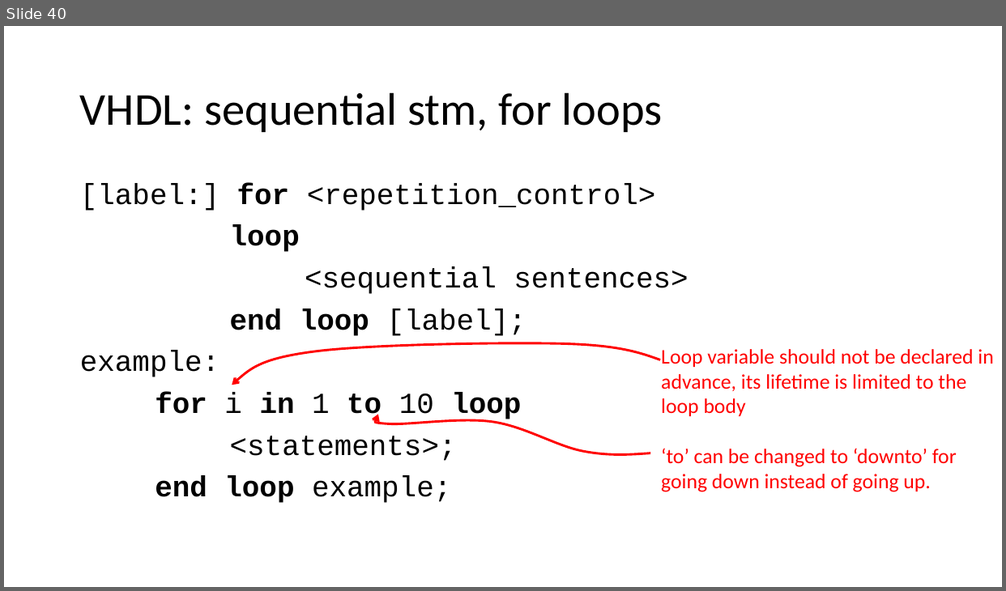
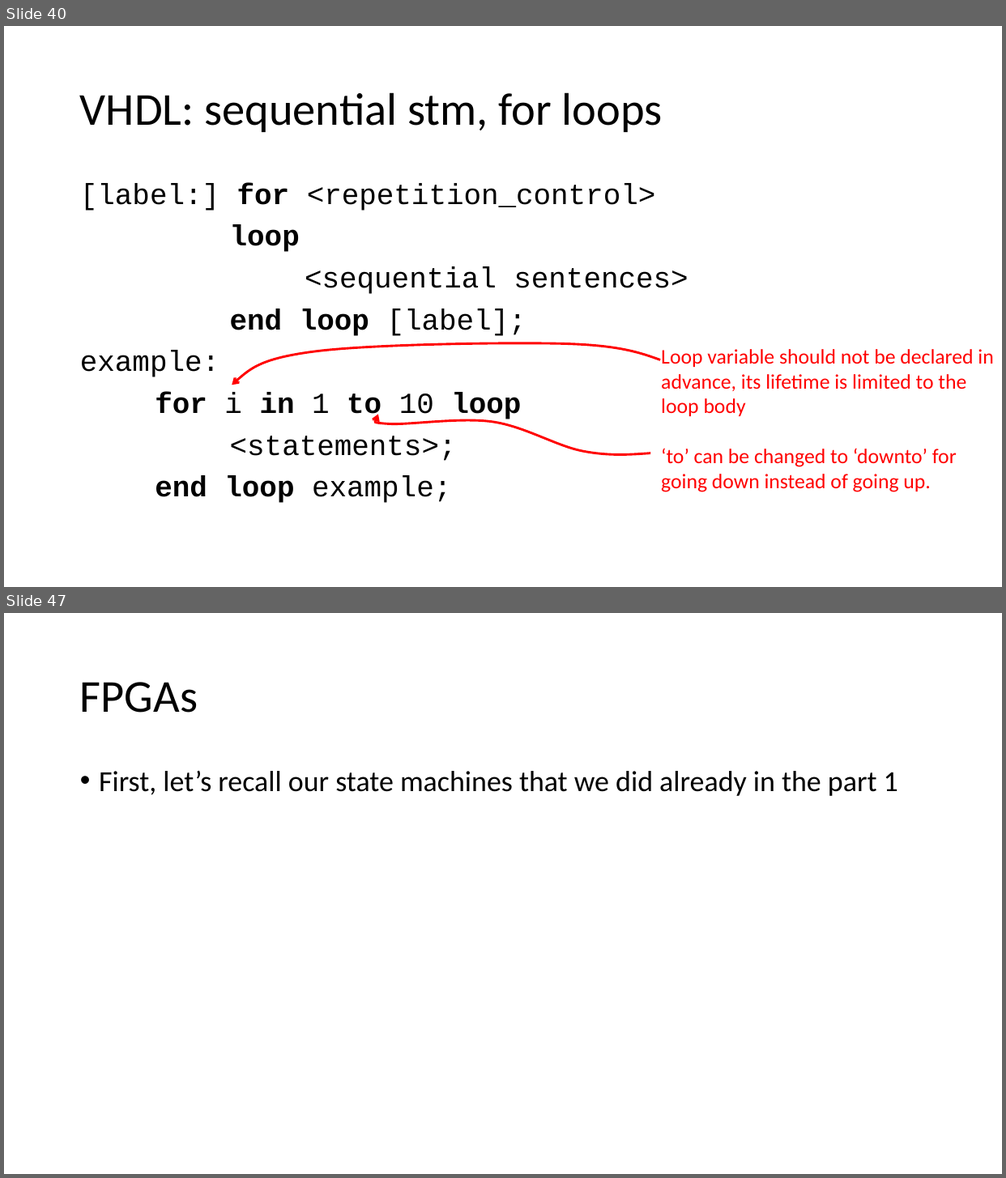
Before and after one commit to quarck/vhdl_intro, a slide deck: part2.pptx. Shown one above the other, each under a label of ours: slide 40 before the commit, slides 40 and 47 after it; the slides between them are not shown. The pictures are 1006x591 and 1006x1178 pixels, drawn with LibreOffice and Linux fonts; fonts in the diff are those of the drawing. Boxes give left, top, right and bottom in pixels: in the first picture for what was removed or moved away, otherwise in the second. Text is boxed around its words. In the diff, an @@ line names an element or a change of style, - is before the commit and + after.

Commit message:
Part 2 updated

```diff
--- a/part2.pptx
+++ b/part2.pptx
@@ slide 47 added at (x1=4, y1=613, x2=1002, y2=1174), background #FFFFFF @@
@@ title added at (x1=80, y1=682, x2=198, y2=713), 44 pt, text #000000 @@
+FPGAs
@@ text added at (x1=99, y1=770, x2=898, y2=796), 28 pt, text #000000 @@
+• First, let’s recall our state machines that we did already in the part 1
```
Also in this commit, not shown: 1 slide changed, 14 other slides added.
